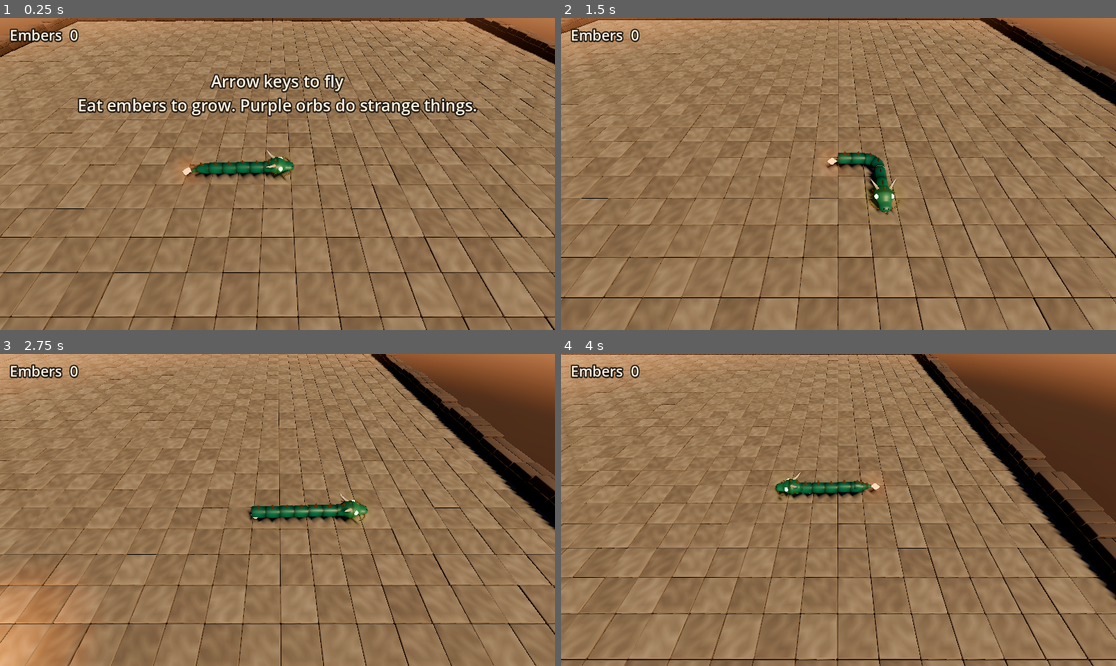
Above: before the commit, frames 1-4 (two rows, left to right).
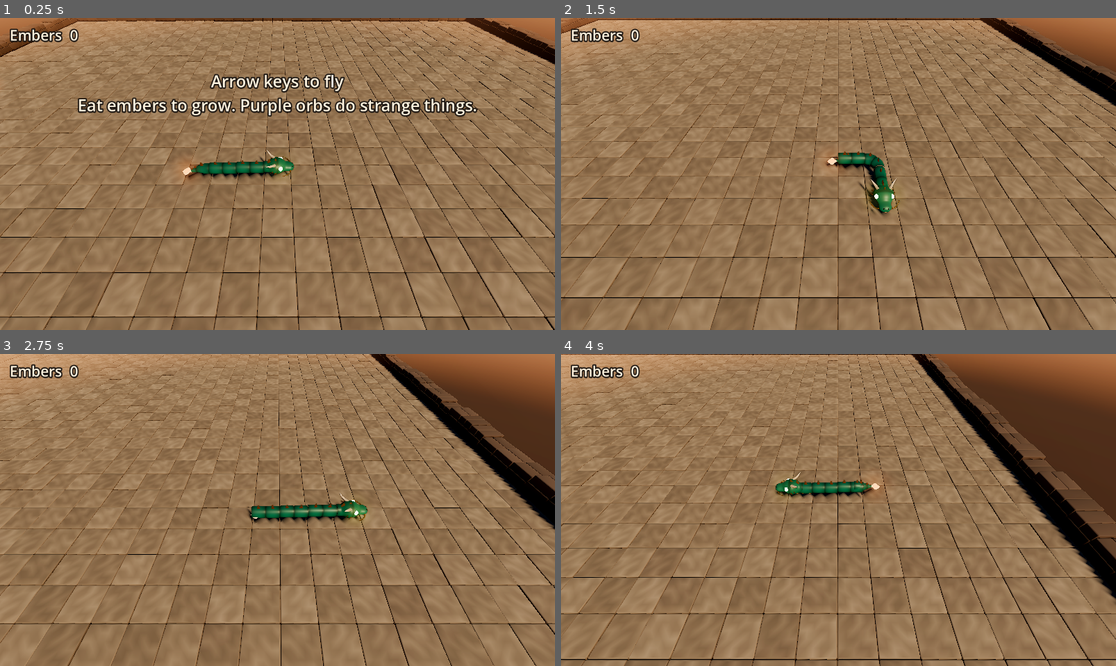
Above: after the commit, the same moments.

Repository: rndmcnlly/ember-dragon
Game: Godot game, scene res://main.tscn
Two runs of this game, one before a commit and one after it. Both use one fixed random seed, a clock stepped at 60 frames per second and the inputs below.
Inputs:
- Up to frame 1 (0.25 s): no input
- Up to frame 2 (1.5 s): tap Enter (ui_accept) at 0.5, 0.77 s; hold Right (ui_right) 0.53-1.28 s; hold Down (ui_down) from 1.28 s (still down)
- Up to frame 3 (2.75 s): tap Enter (ui_accept) at 1.52 s; release Down (ui_down) at 2.03 s; hold Right (ui_right) from 2.03 s (still down)
- Up to frame 4 (4 s): release Right (ui_right) at 2.78 s; hold Up (ui_up) 2.78-3.53 s; tap Enter (ui_accept) at 3.02, 3.77 s; hold Left (ui_left) from 3.53 s (still down)

The runs differ from the first frame. In frame 1, 0.9% of the frame differs, in the area x 0-100%, y 0-100%; in frame 2, 0.8%; in frame 3, 4.3%; in frame 4, 1.3%.

Commit message:
Board: the Arena collides with tile kinds (Type Object) instead of a bounds check
Port core/board.gd from the starter. The Arena takes a Board, dies on solid cells,
and never spawns food or pickups on them. main.gd hands board.tiles to the Stage;
Board.bordered(42x42) keeps the old 40x40 play area.

Diff:
--- a/core/arena.gd
+++ b/core/arena.gd
@@ -14,7 +14,7 @@
 
 ## Add a Powerup subclass here and it can appear on the board.
 var pickup_kinds: Array[GDScript] = [HastePowerup, GhostPowerup, TrimPowerup]
-var size: Vector2i
+var board: Board
 var dragon: Dragon
 var food: Vector2i
 var pickup: Powerup = null  # waiting on the board at pickup_cell
@@ -28,10 +28,10 @@
 var rng := RandomNumberGenerator.new()
 
 
-func _init(grid_size: Vector2i, seed := 0) -> void:
-	size = grid_size
+func _init(ground: Board, seed := 0) -> void:
+	board = ground
 	rng.seed = seed
-	dragon = Dragon.new(grid_size / 2)
+	dragon = Dragon.new(board.size / 2)
 	food = _empty_cell()
 
 
@@ -45,7 +45,7 @@
 	if state != State.PLAYING:
 		return
 	var next := dragon.steer()
-	if not Rect2i(Vector2i.ZERO, size).has_point(next):
+	if board.is_solid(next):
 		_die("the wall")
 		return
 	if dragon.blocks(next) and not ghost:
@@ -95,9 +95,13 @@
 	died.emit(reason)
 
 
+## A random cell where food or a pickup may appear: open ground with nothing on it.
 func _empty_cell() -> Vector2i:
 	while true:
-		var cell := Vector2i(rng.randi_range(0, size.x - 1), rng.randi_range(0, size.y - 1))
-		if not dragon.body.has(cell) and cell != food and cell != pickup_cell:
+		var cell := Vector2i(
+			rng.randi_range(0, board.size.x - 1), rng.randi_range(0, board.size.y - 1)
+		)
+		var taken := dragon.body.has(cell) or cell == food or cell == pickup_cell
+		if not taken and not board.is_solid(cell):
 			return cell
 	return Vector2i.ZERO
--- /dev/null
+++ b/core/board.gd
@@ -0,0 +1,33 @@
+## The ground the dragon moves over: one tile kind per cell (Type Object).
+## Rules ask what a kind means, never which kind it is, so a new kind is a new
+## row in TILES plus a piece of the same name in tools/build_art.py.
+class_name Board
+extends RefCounted
+
+## What each tile kind means to the rules.
+const TILES := {
+	"floor": {"solid": false},
+	"wall": {"solid": true},
+}
+
+var size: Vector2i
+var tiles := {}  # Vector2i cell -> tile kind name
+
+
+## A floor ringed by walls: the default until you load levels from text files.
+static func bordered(grid_size: Vector2i) -> Board:
+	var board := Board.new()
+	board.size = grid_size
+	for x in grid_size.x:
+		for y in grid_size.y:
+			var edge := x == 0 or y == 0 or x == grid_size.x - 1 or y == grid_size.y - 1
+			board.tiles[Vector2i(x, y)] = "wall" if edge else "floor"
+	return board
+
+
+func kind_at(cell: Vector2i) -> String:
+	return tiles.get(cell, "wall")  # off the board counts as wall
+
+
+func is_solid(cell: Vector2i) -> bool:
+	return TILES[kind_at(cell)].solid
--- a/game/main.gd
+++ b/game/main.gd
@@ -3,7 +3,7 @@
 ## The world is built by game/stage.gd and the juice by game/effects.gd.
 extends Node3D
 
-const GRID := Vector2i(40, 40)
+const GRID := Vector2i(42, 42)  # a 40 by 40 field inside a ring of wall
 const TICK_SECONDS := 0.11
 const CAMERA_OFFSET := Vector3(0, 6, 5)
 const WAVE_HEIGHT := 0.06  # how far each segment rises and falls
@@ -16,6 +16,7 @@
 	"ui_right": Vector2i.RIGHT,
 }
 
+var board := Board.bordered(GRID)
 var arena: Arena
 var meshes := {}  # piece name -> Mesh, shared by every node that shows it (Flyweight)
 var sounds := {}  # sound name -> AudioStreamPlayer
@@ -35,7 +36,7 @@
 func _ready() -> void:
 	_load_meshes()
 	_load_sounds()
-	add_child(Stage.new(_board(), meshes))
+	add_child(Stage.new(board.tiles, meshes))
 	_build_props()
 	_build_hud()
 	_new_game()
@@ -70,7 +71,7 @@
 
 
 func _new_game() -> void:
-	arena = Arena.new(GRID, randi())
+	arena = Arena.new(board, randi())
 	arena.ate.connect(func(_cell): sounds["eat"].play())
 	arena.powered.connect(func(_powerup): sounds["power"].play())
 	arena.died.connect(func(_reason): sounds["crash"].play())
@@ -99,17 +100,6 @@
 		var material := mesh.surface_get_material(surface) as BaseMaterial3D
 		if material and mesh.surface_get_arrays(surface)[Mesh.ARRAY_COLOR] != null:
 			material.vertex_color_use_as_albedo = true
-
-
-## The kind of tile in each cell: floor inside the arena, a ring of wall around it.
-## Drawn up here for now; later it can become rules data (lava, water, bridges).
-func _board() -> Dictionary:
-	var board := {}
-	for x in range(-1, GRID.x + 1):
-		for y in range(-1, GRID.y + 1):
-			var inside := Rect2i(Vector2i.ZERO, GRID).has_point(Vector2i(x, y))
-			board[Vector2i(x, y)] = "floor" if inside else "wall"
-	return board
 
 
 ## sfx/*.wav come from tools/build_sfx.py.
--- a/tests/arena_test.gd
+++ b/tests/arena_test.gd
@@ -1,10 +1,11 @@
 extends "res://tests/test_case.gd"
 
-const SIZE := Vector2i(10, 10)
+const SIZE := Vector2i(12, 12)
+var board := Board.bordered(SIZE)  # walls on the edge, floor from (1, 1) to (10, 10)
 
 
 func test_waits_for_the_first_move() -> void:
-	var arena := Arena.new(SIZE)
+	var arena := Arena.new(board)
 	var head := arena.dragon.body[0]
 	arena.tick()
 	assert_eq(arena.dragon.body[0], head)
@@ -27,6 +28,19 @@
 		arena.tick()
 	assert_eq(arena.state, Arena.State.OVER)
 	assert_eq(arena.death, "the wall")
+
+
+func test_a_wall_inside_the_board_ends_the_game() -> void:
+	var arena := _started()
+	arena.board.tiles[arena.dragon.body[0] + Vector2i.RIGHT] = "wall"
+	arena.tick()
+	assert_eq(arena.death, "the wall")
+
+
+func test_food_never_lands_on_a_wall() -> void:
+	for seed in 50:
+		var arena := Arena.new(Board.bordered(SIZE), seed)
+		assert_true(not arena.board.is_solid(arena.food))
 
 
 func test_biting_the_body_ends_the_game() -> void:
@@ -62,7 +76,7 @@
 
 
 func test_same_seed_same_food() -> void:
-	assert_eq(Arena.new(SIZE, 121).food, Arena.new(SIZE, 121).food)
+	assert_eq(Arena.new(board, 121).food, Arena.new(board, 121).food)
 
 
 ## A dragon curled so that heading left from (5, 5) runs into (4, 5).
@@ -82,6 +96,6 @@
 
 
 func _started() -> Arena:
-	var arena := Arena.new(SIZE)
+	var arena := Arena.new(board)
 	arena.start()
 	return arena
--- /dev/null
+++ b/tests/board_test.gd
@@ -0,0 +1,22 @@
+extends "res://tests/test_case.gd"
+
+var board := Board.bordered(Vector2i(6, 4))
+
+
+func test_border_is_solid() -> void:
+	assert_true(board.is_solid(Vector2i(0, 2)))
+	assert_true(board.is_solid(Vector2i(5, 3)))
+
+
+func test_inside_is_open() -> void:
+	assert_eq(board.kind_at(Vector2i(2, 2)), "floor")
+	assert_true(not board.is_solid(Vector2i(2, 2)))
+
+
+func test_off_the_board_counts_as_wall() -> void:
+	assert_true(board.is_solid(Vector2i(-1, 9)))
+
+
+func test_every_kind_has_rules() -> void:
+	for cell in board.tiles:
+		assert_true(board.tiles[cell] in Board.TILES)
Not shown, added: core/board.gd.uid
Not shown, added: tests/board_test.gd.uid
Not shown, changed: DESIGN.md
